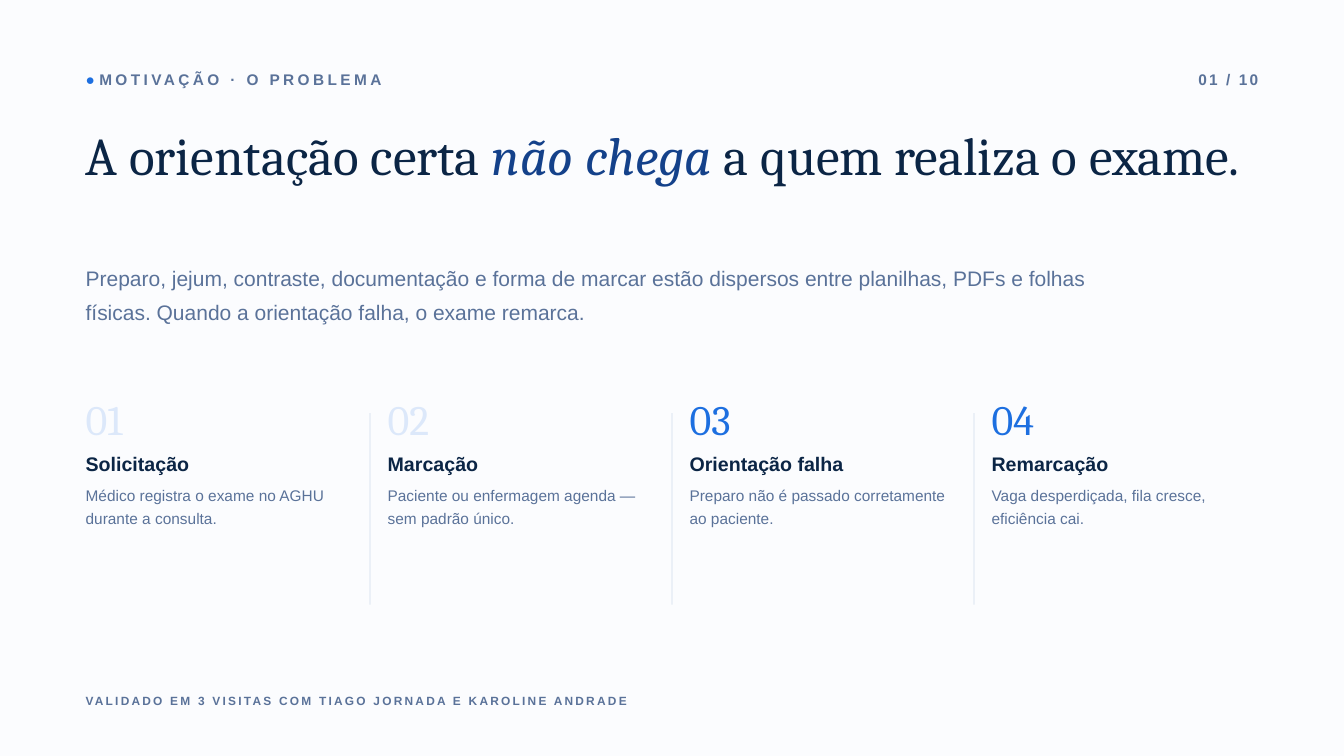
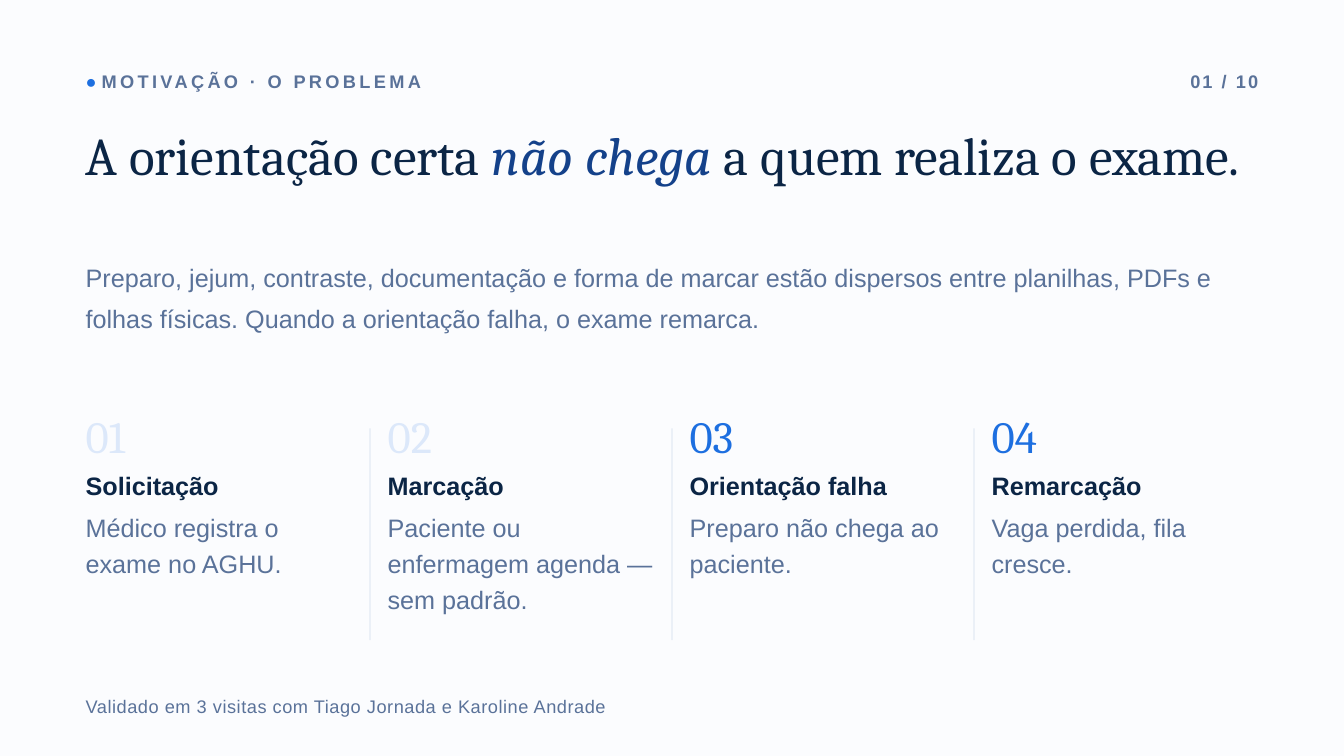
Before and after one commit to ata1de/hc-ufpe-exam-assistant, a slide deck: slide 2 of docs/Apresentacao_HC-UFPE.pptx. Drawn at 1344x756 pixels with LibreOffice and Linux fonts; fonts in the diff are those of the drawing. Boxes give left, top, right and bottom in pixels: in the first picture for what was removed or moved away, otherwise in the second. Text is boxed around its words. In the diff, an @@ line names an element or a change of style, - is before the commit and + after.

Commit message:
docs: bump presentation body text to >=18pt, drop presentation-time meta

```diff
--- a/docs/Apresentacao_HC-UFPE.pptx
+++ b/docs/Apresentacao_HC-UFPE.pptx
@@ text "● MOTIVAÇÃO · O PROBLEMA" at [120, 75, 134, 88]: size 11 to 13 pt @@
@@ text "01 / 10" at [1190, 75, 1258, 88]: size 11 to 13 pt @@
@@ text "01 / 10": place and size @@
-text "01 / 10" at [1198, 74, 1258, 85]
+text "01 / 10" at [1190, 75, 1258, 88]
@@ text "Preparo, jejum, contraste, documentação e ..." at [86, 268, 1211, 334]: size 15 to 18 pt @@
@@ text "01": place and size @@
-text "01" at [86, 456, 324, 524]
+text "01" at [86, 476, 282, 573]
@@ text "02": place and size @@
-text "02" at [388, 457, 615, 527]
+text "02" at [388, 477, 620, 614]
@@ text "03": place and size @@
-text "03" at [690, 407, 945, 527]
+text "03" at [690, 423, 939, 578]
@@ text "04": place and size @@
-text "04" at [992, 406, 1206, 524]
+text "04" at [992, 422, 1186, 573]
@@ rectangle: place and size @@
-rectangle at [369, 413, 370, 605]
+rectangle at [369, 429, 370, 640]
@@ rectangle: place and size @@
-rectangle at [671, 413, 673, 605]
+rectangle at [671, 429, 673, 640]
@@ text at [690, 423, 887, 501]: size 30 to 32 pt in "03"; size 14 to 18 pt in "Orientação falha" @@
@@ rectangle: place and size @@
-rectangle at [974, 413, 975, 605]
+rectangle at [974, 429, 975, 640]
@@ text at [992, 422, 1142, 501]: size 30 to 32 pt in "04"; size 14 to 18 pt in "Remarcação" @@
@@ text at [86, 476, 219, 501]: size 30 to 32 pt in "01"; size 14 to 18 pt in "Solicitação" @@
@@ text at [388, 477, 504, 501]: size 30 to 32 pt in "02"; size 14 to 18 pt in "Marcação" @@
@@ text at [86, 518, 282, 573]: text changed; size 11 to 18 pt @@
-Médico registra o exame no AGHU durante a consulta.
+Médico registra o exame no AGHU.
@@ text at [388, 518, 620, 614]: text changed; size 11 to 18 pt @@
-Paciente ou enfermagem agenda — sem padrão único.
+Paciente ou enfermagem agenda — sem padrão.
@@ text at [690, 518, 939, 578]: text changed; size 11 to 18 pt @@
-Preparo não é passado corretamente ao paciente.
+Preparo não chega ao paciente.
@@ text at [992, 518, 1186, 573]: text changed; size 11 to 18 pt @@
-Vaga desperdiçada, fila cresce, eficiência cai.
+Vaga perdida, fila cresce.
@@ text at [86, 700, 606, 717]: text changed; size 8.5 to 13 pt; bold off @@
-VALIDADO EM 3 VISITAS COM TIAGO JORNADA E KAROLINE ANDRADE
+Validado em 3 visitas com Tiago Jornada e Karoline Andrade
```
Also in this commit, not shown: 10 other slides changed.
